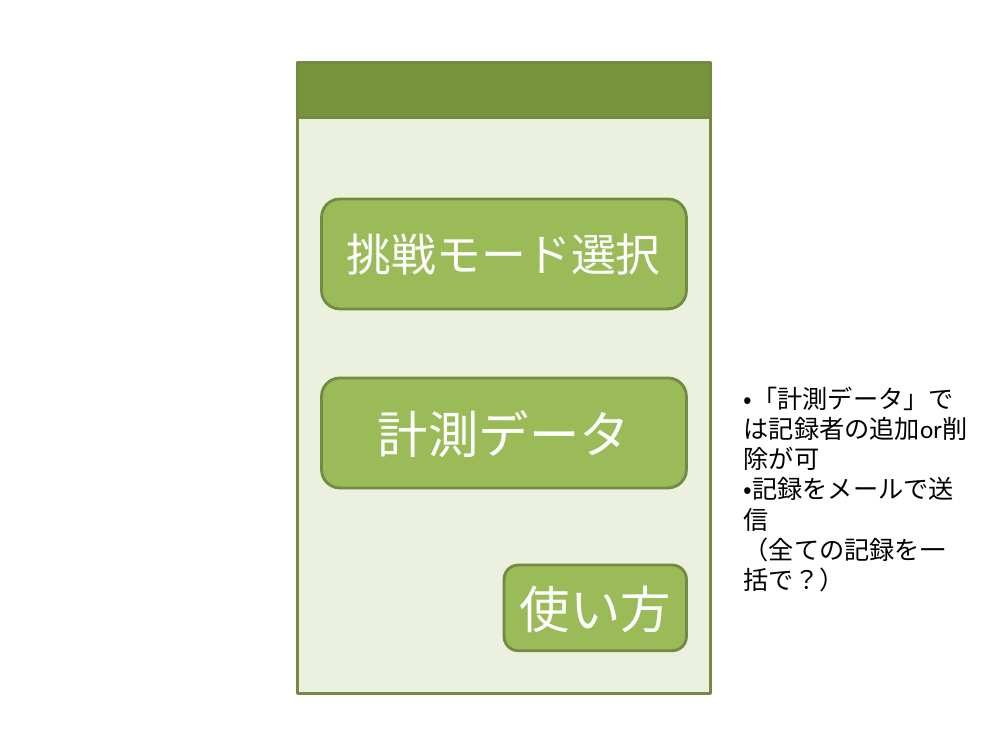
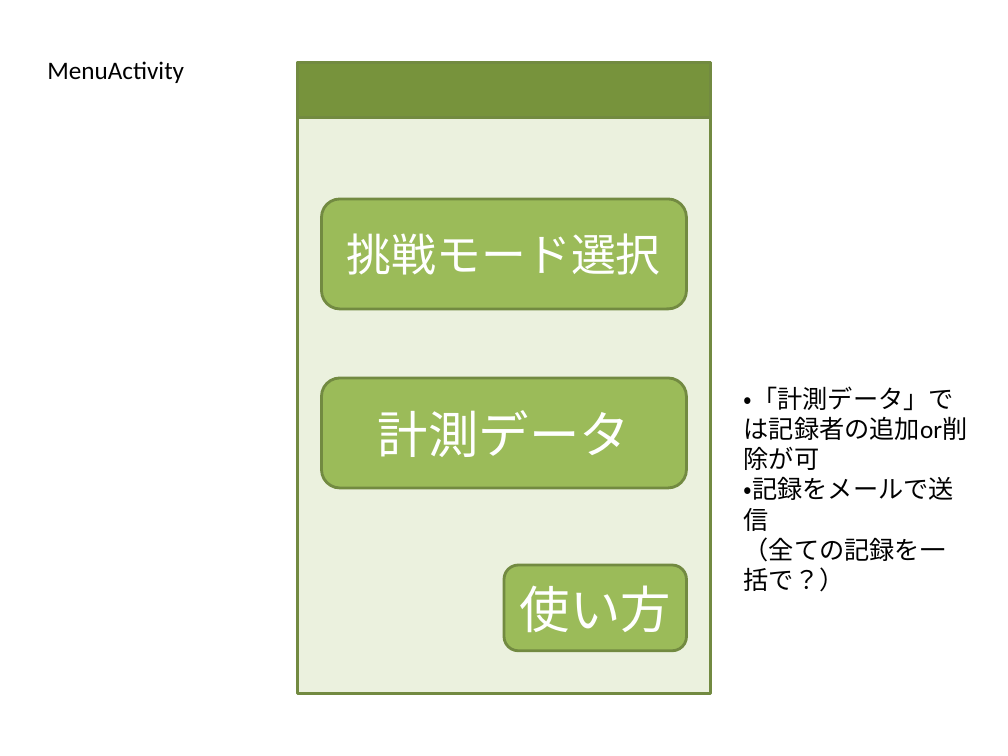
Before and after one commit to MayuOkuda/soba, a slide deck: slide 2 of memo/そばUI2.pptx. Drawn at 1008x756 pixels with LibreOffice and Linux fonts; fonts in the diff are those of the drawing. Boxes give left, top, right and bottom in pixels: in the first picture for what was removed or moved away, otherwise in the second. Text is boxed around its words. In the diff, an @@ line names an element or a change of style, - is before the commit and + after.

```diff
--- a/memo/そばUI2.pptx
+++ b/memo/そばUI2.pptx
@@ text added at (47, 61, 184, 83), 18 pt, text #000000 @@
+MenuActivity
```
Also in this commit, not shown: 8 other slides changed, 2 slides added.
